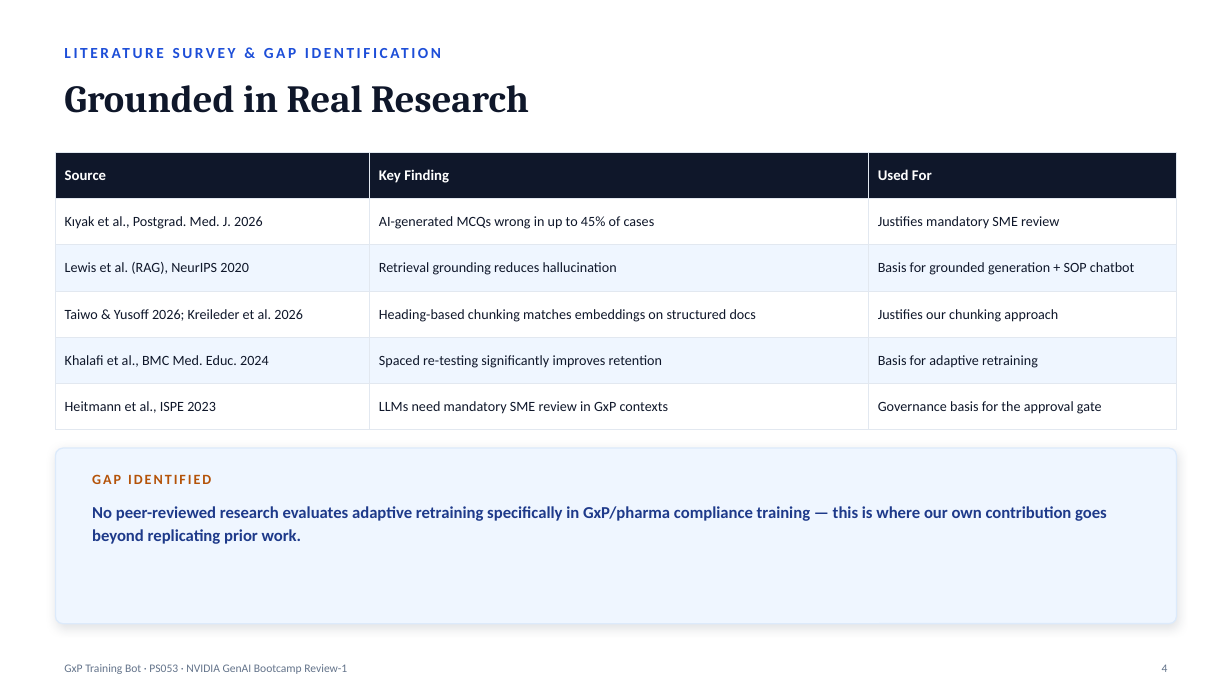
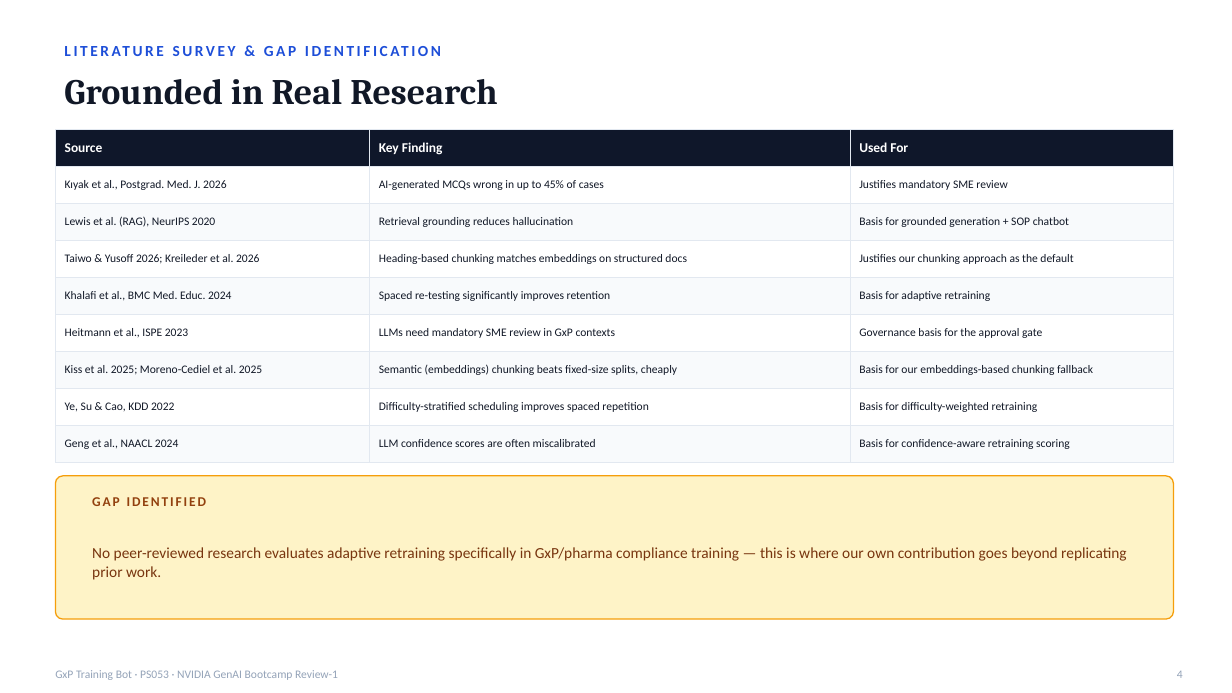
Before and after one commit to Kurapati-Sai-Suhas/GxP-Training-Bot, a slide deck: slide 4 of docs/GxP_Training_Bot_Review1.pptx. Drawn at 1232x693 pixels with LibreOffice and Linux fonts; fonts in the diff are those of the drawing. Boxes give left, top, right and bottom in pixels: in the first picture for what was removed or moved away, otherwise in the second. Text is boxed around its words. In the diff, an @@ line names an element or a change of style, - is before the commit and + after.

Commit message:
Add Elo ratings, FSRS spaced repetition, and README About section
Question/TopicMastery now track live Elo ratings (seeded from AI-reported
difficulty, updated per answered question) so mastery weighting reflects a
question's real observed difficulty instead of a one-time label. TopicMastery
review scheduling moves from fixed Leitner-box intervals to FSRS (stability/
difficulty fit per learner+SOP), with box_index kept only as a display/audit
signal. Question also gains generation_source (nvidia_nim/mock/manual) so
reviewers can verify the AI-drafting claim is real, and SOPChunk gains
chunking_strategy for the same auditability on the chunking cascade.

Also refreshes the Review-1 prep docs/deck and adds a README About section.

```diff
--- a/docs/GxP_Training_Bot_Review1.pptx
+++ b/docs/GxP_Training_Bot_Review1.pptx
@@ text "LITERATURE SURVEY & GAP IDENTIFICATION" rewrapped from [55,39,1177,67] to [55,37,980,65] @@
@@ text "Grounded in Real Research" at [64,79,497,105]: size 30 to 28 pt, text colour #0F172A to #111827 @@
@@ table at [55,129,1174,462] @@
-row 4, column 3: Justifies our chunking approach
+row 4, column 3: Justifies our chunking approach as the default
+row 7: Kiss et al. 2025; Moreno-Cediel et al. 2025 | Semantic (embeddings) chunking beats fixed-size splits, cheaply | Basis for our embeddings-based chunking fallback
+row 8: Ye, Su & Cao, KDD 2022 | Difficulty-stratified scheduling improves spaced repetition | Basis for difficulty-weighted retraining
+row 9: Geng et al., NAACL 2024 | LLM confidence scores are often miscalibrated | Basis for confidence-aware retraining scoring
@@ table: place and size @@
-table at [55,152,1177,430]
+table at [55,129,1174,462]
@@ rounded rectangle: place and size @@
-rounded rectangle at [55,448,1177,624]
+rounded rectangle at [55,476,1174,619]
@@ rounded rectangle at [55,476,1174,619]: fill #EFF6FF to #FEF3C7; outline #DCEAFB 1 pt to #F59E0B 1 pt; shadow off; proportions changed @@
@@ text "GAP IDENTIFIED": place and size @@
-text "GAP IDENTIFIED" at [92,474,211,484]
+text "GAP IDENTIFIED" at [92,497,206,506]
@@ text "GAP IDENTIFIED" at [92,497,206,506]: size 11 to 10.5 pt, text colour #B45309 to #92400E @@
@@ text "No peer-reviewed research evaluates adaptive ...": place and size @@
-text "No peer-reviewed research evaluates adaptive ..." at [92,506,1107,544]
+text "No peer-reviewed research evaluates adaptive ..." at [92,547,1126,580]
@@ text "No peer-reviewed research evaluates adaptive ..." at [92,547,1126,580]: size 13 to 12 pt, text colour #1E3A8A to #78350F, bold off; line spacing 1.15 to 1; vertical alignment top to middle @@
@@ text "GxP Training Bot · PS053 ..." at [55,670,338,680]: text colour #64748B to #94A3B8 @@
@@ text "GxP Training Bot · PS053 ...": place and size @@
-text "GxP Training Bot · PS053 ..." at [64,664,347,674]
+text "GxP Training Bot · PS053 ..." at [55,670,338,680]
@@ text "4": place and size @@
-text "4" at [1162,664,1168,672]
+text "4" at [1177,671,1183,678]
@@ text "4" at [1177,671,1183,678]: text colour #64748B to #94A3B8 @@
```
Also in this commit, not shown: 11 other slides changed, 3 slides added, 1 slide removed, 32 other files.
